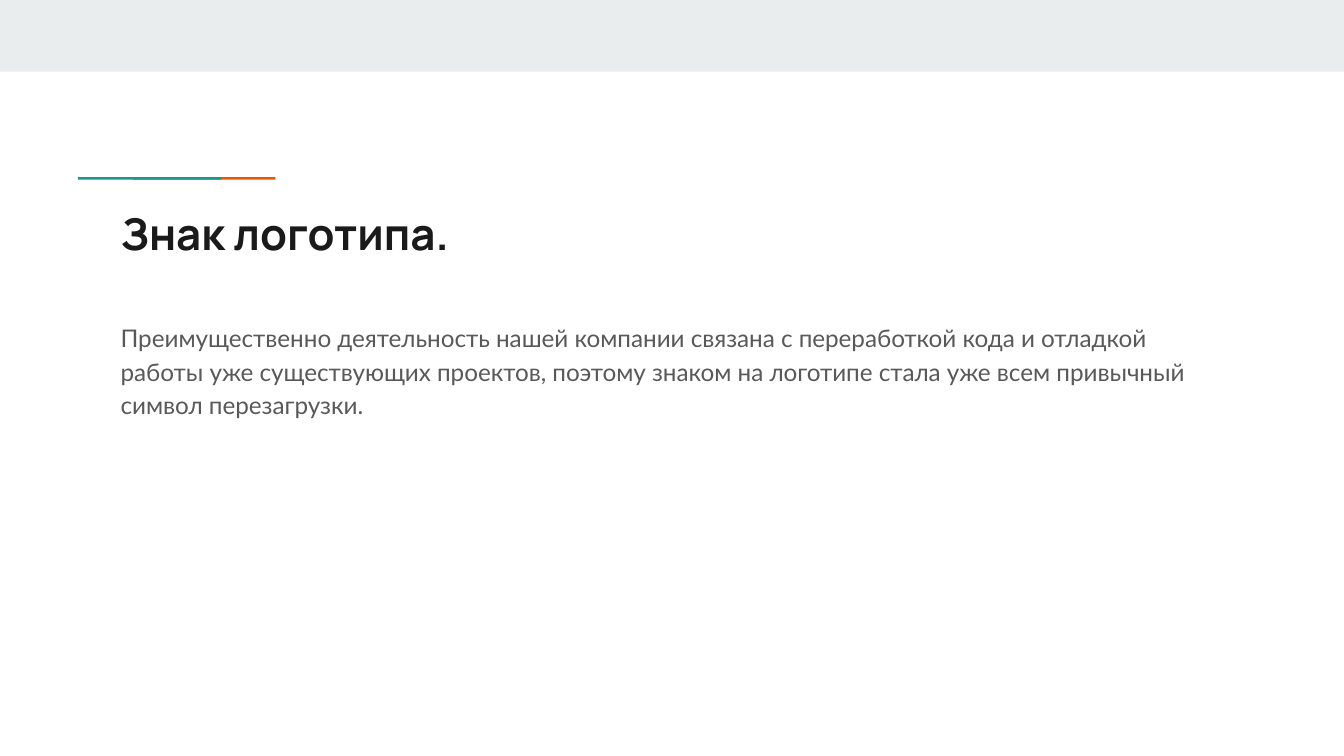
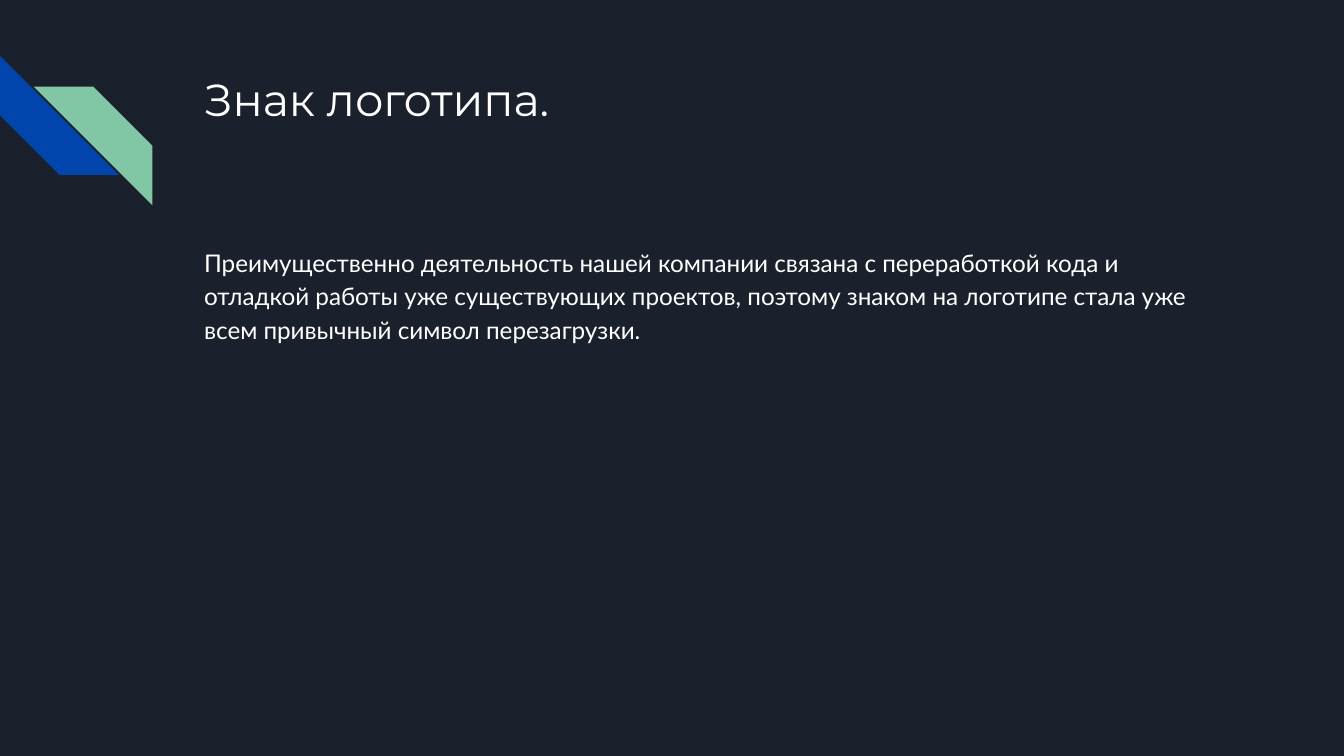
Before and after one commit to MakinFantasy/ww, a slide deck: slide 3 of 1. Логотип компании.pptx. Drawn at 1344x756 pixels with LibreOffice and Linux fonts; fonts in the diff are those of the drawing. Boxes give left, top, right and bottom in pixels: in the first picture for what was removed or moved away, otherwise in the second. Text is boxed around its words. In the diff, an @@ line names an element or a change of style, - is before the commit and + after.

```diff
--- a/1. Логотип компании.pptx
+++ b/1. Логотип компании.pptx
@@ background #FFFFFF to #1B212C @@
@@ rectangle removed at [0, 0, 1344, 71] @@
@@ diag stripe added at [0, 56, 118, 175], fill #0145AC @@
@@ title "Знак логотипа.": place and size @@
-title "Знак логотипа." at [121, 218, 449, 251]
+title "Знак логотипа." at [204, 84, 549, 117]
@@ title "Знак логотипа." at [204, 84, 549, 117]: size 23.4 to 24 pt, font Manrope to Montserrat, text colour #1A1A1A to #FFFFFF, bold off @@
@@ diag stripe added at [34, 86, 152, 204], fill #82C7A5 @@
@@ rectangle removed at [122, 175, 177, 181] @@
@@ rectangle removed at [176, 175, 231, 181] @@
@@ text "Преимущественно деятельность нашей компании связана ...": place and size @@
-text "Преимущественно деятельность нашей компании связана ..." at [121, 329, 1184, 418]
+text "Преимущественно деятельность нашей компании связана ..." at [204, 254, 1186, 343]
@@ text "Преимущественно деятельность нашей компании связана ..." at [204, 254, 1186, 343]: text colour #595959 to #FFFFFF @@
```
Also in this commit, not shown: 3 other slides changed, 1 other file.
